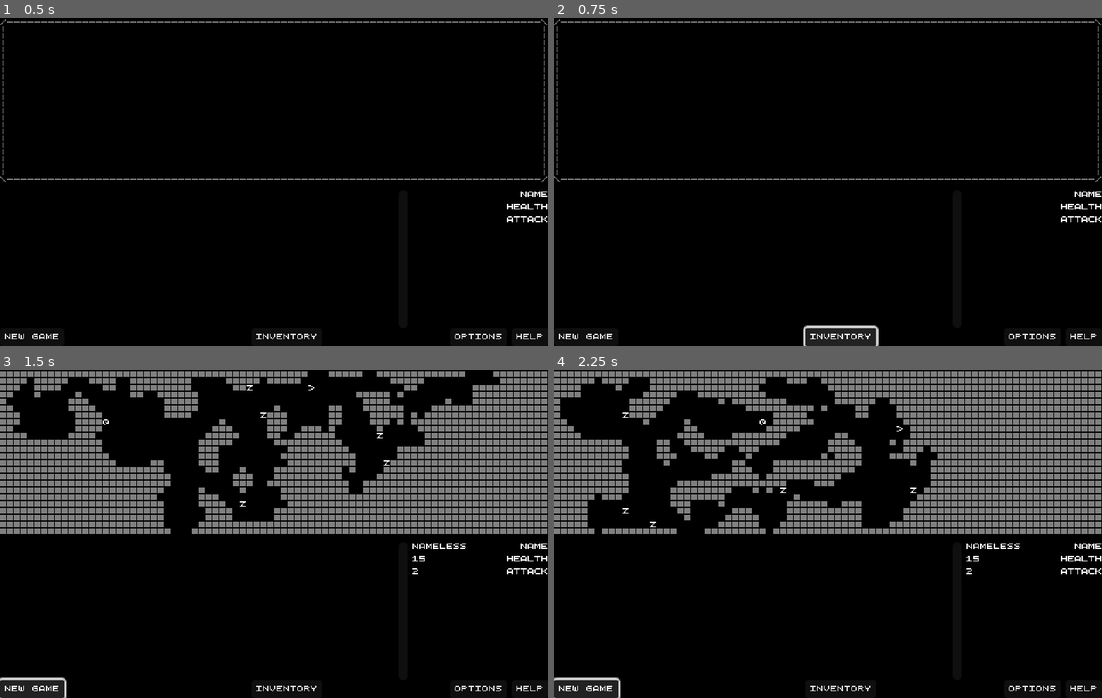
Above: before the commit, frames 1-4 (two rows, left to right).
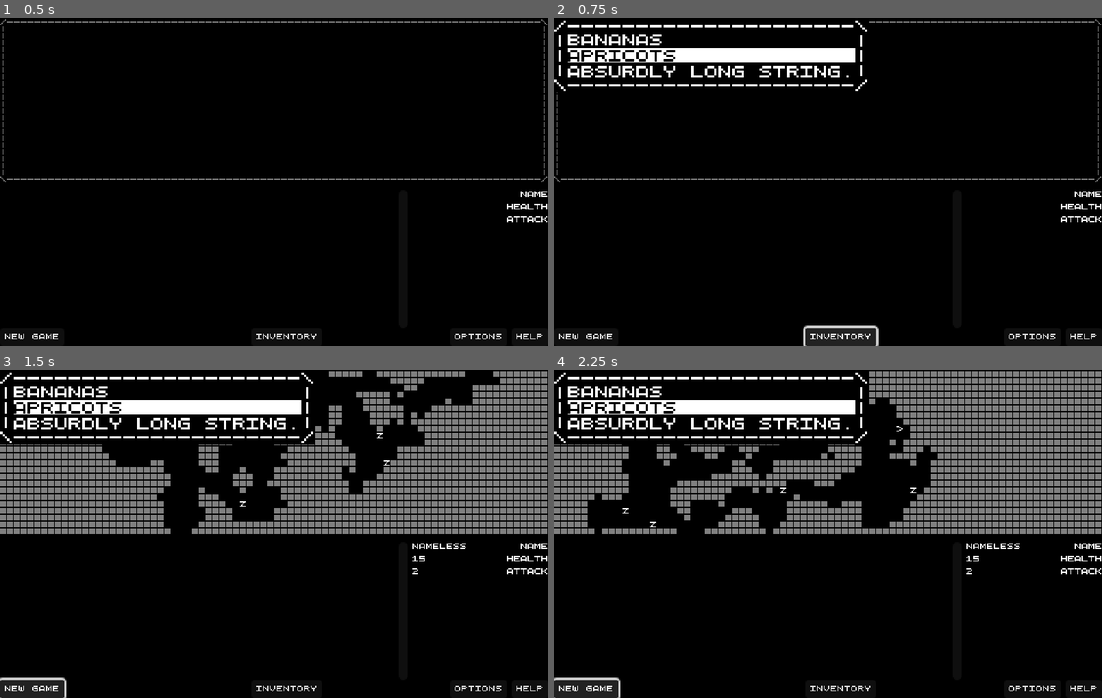
Above: after the commit, the same moments.

Repository: k4gi/7drl2023
Game: Godot game, scene res://Game.tscn
Two runs of this game, one before a commit and one after it. Both use one fixed random seed, a clock stepped at 60 frames per second and the inputs below.
Inputs:
- Up to frame 1 (0.5 s): no input
- Up to frame 2 (0.75 s): click "Inventory" at 0.5 s
- Up to frame 3 (1.5 s): click "New Game" at 1.25 s
- Up to frame 4 (2.25 s): click "New Game" at 2 s

Frame 1 is identical in both runs. In frame 2, 4.0% of the frame differs, in the area x 0-58%, y 0-23%; in frame 3, 6.9%; in frame 4, 7.4%.

Commit message:
well i made progress on an inventory menu. feeling unmotivated today

Diff:
--- a/Game.gd
+++ b/Game.gd
@@ -4,6 +4,7 @@
 const CHARACTER = preload("res://Character.tscn")
 const ENEMY = preload("res://Enemy.tscn")
 const ITEM = preload("res://Item.tscn")
+const INVENTORY_PANEL = preload("res://InventoryPanel.tscn")
 
 
 var pathfinding
@@ -276,12 +277,22 @@
 	item.queue_free()
 
 
+func open_inventory():
+	var new_inventory = INVENTORY_PANEL.instantiate()
+	new_inventory.add_item("bananas")
+	new_inventory.add_item("apricots")
+	new_inventory.add_item("absurdly long string.")
+	new_inventory.select_item(2)
+	new_inventory.set_border()
+	%Popups.add_child(new_inventory)
+
+
 func _on_new_game_button_pressed():
 	start_new_game()
 
 
 func _on_inventory_button_pressed():
-	pass # Replace with function body.
+	open_inventory()
 
 
 func _on_help_button_pressed():
--- a/Game.tscn
+++ b/Game.tscn
@@ -146,6 +146,7 @@
 anchors_preset = 0
 
 [node name="Popups" type="Control" parent="."]
+unique_name_in_owner = true
 layout_mode = 3
 anchors_preset = 0
 
--- /dev/null
+++ b/InventoryEntry.tscn
@@ -0,0 +1,10 @@
+[gd_scene load_steps=2 format=3 uid="uid://bb0unb3k2bw1u"]
+
+[ext_resource type="StyleBox" uid="uid://j1nkiy25jeka" path="res://StyleBoxWhite.tres" id="1_aqc20"]
+
+[node name="InventoryEntry" type="Label"]
+theme_override_colors/font_color = Color(1, 1, 1, 1)
+theme_override_constants/line_spacing = 0
+theme_override_font_sizes/font_size = 10
+theme_override_styles/normal = ExtResource("1_aqc20")
+text = "empty_entry"
--- /dev/null
+++ b/InventoryPanel.gd
@@ -0,0 +1,73 @@
+extends PanelContainer
+
+
+const INVENTORY_ENTRY = preload("res://InventoryEntry.tscn")
+const STYLE_BOX_BLACK = preload("res://StyleBoxBlack.tres")
+const STYLE_BOX_WHITE = preload("res://StyleBoxWhite.tres")
+
+
+var border_height = 0
+var border_width = 0
+
+var current_selection = 1
+
+
+func _unhandled_input(event):
+	if event.is_action_pressed("move_up"):
+		current_selection -= 1
+		if current_selection < 1:
+			current_selection = border_height
+		select_item(current_selection)
+	elif event.is_action_pressed("move_down"):
+		current_selection += 1
+		if current_selection > border_height:
+			current_selection = 1
+		select_item(current_selection)
+	elif event.is_action_pressed("move_action"):
+		pass
+
+
+func add_item(item_name: String):
+	var new_entry = INVENTORY_ENTRY.instantiate()
+	new_entry.set_text(item_name)
+
+	border_height += 1
+	if item_name.length() > border_width:
+		border_width = item_name.length()
+
+	$BorderText/HBox/VBoxEntries.add_child(new_entry)
+
+
+func set_border():
+	var border_text := "/"
+
+	for x in border_width:
+		border_text += "-"
+
+	border_text += "\\"
+
+	for y in border_height:
+		border_text += "\n|"
+		for x in border_width:
+			border_text += " "
+		border_text += "|"
+
+	border_text += "\n\\"
+
+	for x in border_width:
+		border_text += "-"
+
+	border_text += "/"
+
+	$BorderText.set_text( border_text )
+
+
+func select_item(entry_number):
+	for items in range(1, $BorderText/HBox/VBoxEntries.get_child_count()):
+		var current_entry = $BorderText/HBox/VBoxEntries.get_child(items)
+		if items == entry_number:
+			current_entry.set("theme_override_colors/font_color", Color.BLACK)
+			current_entry.set("theme_override_styles/normal", STYLE_BOX_WHITE)
+		else:
+			current_entry.set("theme_override_colors/font_color", Color.WHITE)
+			current_entry.set("theme_override_styles/normal", STYLE_BOX_BLACK)
--- /dev/null
+++ b/InventoryPanel.tscn
@@ -0,0 +1,47 @@
+[gd_scene load_steps=3 format=3 uid="uid://xlbcy5ckjc75"]
+
+[ext_resource type="Script" path="res://InventoryPanel.gd" id="1_qlupe"]
+
+[sub_resource type="StyleBoxFlat" id="StyleBoxFlat_xk2al"]
+bg_color = Color(0, 0, 0, 1)
+
+[node name="InventoryPanel" type="PanelContainer"]
+offset_right = 40.0
+offset_bottom = 40.0
+theme_override_styles/panel = SubResource("StyleBoxFlat_xk2al")
+script = ExtResource("1_qlupe")
+
+[node name="BorderText" type="Label" parent="."]
+layout_mode = 2
+size_flags_vertical = 1
+theme_override_constants/line_spacing = 0
+theme_override_font_sizes/font_size = 10
+text = "/----------\\
+|
+|
+|
+|
+|
+|"
+
+[node name="HBox" type="HBoxContainer" parent="BorderText"]
+layout_mode = 2
+offset_right = 144.0
+offset_bottom = 91.0
+theme_override_constants/separation = 0
+
+[node name="Spacer" type="Control" parent="BorderText/HBox"]
+custom_minimum_size = Vector2(12, 0)
+layout_mode = 2
+size_flags_horizontal = 0
+size_flags_vertical = 0
+
+[node name="VBoxEntries" type="VBoxContainer" parent="BorderText/HBox"]
+layout_mode = 2
+theme_override_constants/separation = 1
+
+[node name="Spacer" type="Control" parent="BorderText/HBox/VBoxEntries"]
+custom_minimum_size = Vector2(0, 11)
+layout_mode = 2
+size_flags_horizontal = 0
+size_flags_vertical = 0
--- /dev/null
+++ b/StyleBoxBlack.tres
@@ -0,0 +1,4 @@
+[gd_resource type="StyleBoxFlat" format=3 uid="uid://dv22r4fqy5k1v"]
+
+[resource]
+bg_color = Color(0, 0, 0, 1)
--- /dev/null
+++ b/StyleBoxWhite.tres
@@ -0,0 +1,4 @@
+[gd_resource type="StyleBoxFlat" format=3 uid="uid://j1nkiy25jeka"]
+
+[resource]
+bg_color = Color(1, 1, 1, 1)
